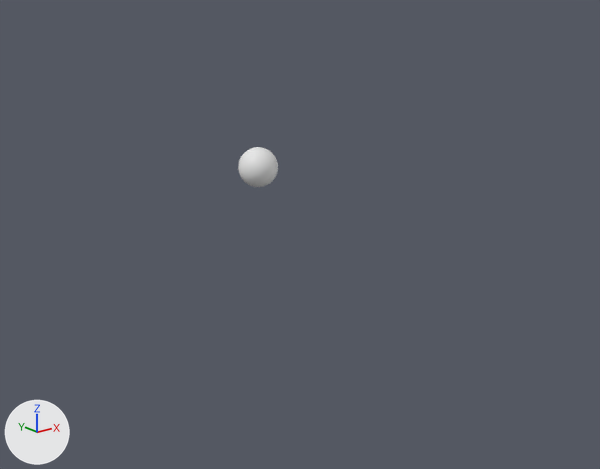
The Blender file caminar triste.blend, before and after one commit.
Rendered twice from a camera (50 mm lens) standing at (-50.6, -70.4, 29.8) and looking at (1.0, -5.9, 4.0). The lights are fixed; the arrows at lower left show +X, +Y and +Z.
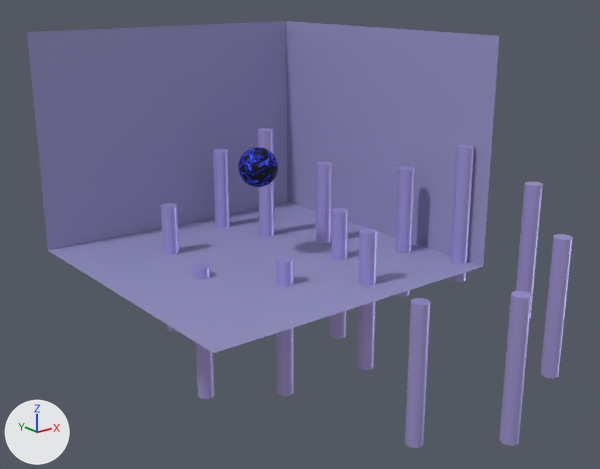
The change, as a diff of the scene's bpy script:
```diff
--- a/caminar triste.blend.py
+++ b/caminar triste.blend.py
@@ mat_material_001 @@
+mat_material_001 = bpy.data.materials.new('Material.001')
+# nodes: BsdfPrincipled, OutputMaterial, TexNoise, ValToRGB
+# colours: black #000000, blue #0e32e7, white #ffffff
@@ me_sphere @@
 me_sphere.from_pydata(...)  # 482 vertices, 512 faces; spans x -1.0..1.0, y -1.0..1.0, z -1.0..1.0
+me_sphere.materials.append(mat_material_001)
@@ me_plane @@
+me_plane.from_pydata([(-1.0, -1.0, 0.0), (1.0, -1.0, 0.0), (-1.0, 1.0, 0.0), (1.0, 1.0, 0.0), (1.0, -1.0, 1.41), (-1.0, 1.0, 1.41), (1.0, 1.0, 1.41)], [], [(0, 1, 3, 2), (2, 3, 6, 5), (3, 1, 4, 6)])
+me_plane.materials.append(mat_material_002)  # blue #9593c3
@@ ob_cylinder_013 @@
+ob_cylinder_013 = bpy.data.objects.new('Cylinder.013', me_cylinder_013)  # a 32-sided cylinder along z spanning x -1.0..1.0, y -1.0..1.0, z -1.0..1.0; in mat_material (blue #a39ee7)
+ob_cylinder_013.location = (20.09, -20.41, 1.89)
+ob_cylinder_013.scale = (0.898, 0.898, 7.38)
@@ ob_cylinder_012 @@
+ob_cylinder_012 = bpy.data.objects.new('Cylinder.012', me_cylinder_013.copy())
+ob_cylinder_012.location = (8.05, -28.62, -4.83)
+ob_cylinder_012.scale = (0.898, 0.898, 7.38)
@@ ob_cylinder_011 @@
+ob_cylinder_011 = bpy.data.objects.new('Cylinder.011', me_cylinder_013.copy())
+ob_cylinder_011.location = (2.6, -21.63, -6.34)
+ob_cylinder_011.scale = (0.898, 0.898, 7.38)
@@ ob_cylinder_010 @@
+ob_cylinder_010 = bpy.data.objects.new('Cylinder.010', me_cylinder_013.copy())
+ob_cylinder_010.location = (14.31, -7.89, 2.12)
+ob_cylinder_010.scale = (0.898, 0.898, 7.38)
@@ ob_cylinder_009 @@
+ob_cylinder_009 = bpy.data.objects.new('Cylinder.009', me_cylinder_013.copy())
+ob_cylinder_009.location = (17.65, -26.02, -1.99)
+ob_cylinder_009.scale = (0.898, 0.898, 7.38)
@@ ob_cylinder_008 @@
+ob_cylinder_008 = bpy.data.objects.new('Cylinder.008', me_cylinder_013.copy())
+ob_cylinder_008.location = (16.43, -14.23, 5.29)
+ob_cylinder_008.scale = (0.898, 0.898, 7.38)
@@ ob_cylinder_007 @@
+ob_cylinder_007 = bpy.data.objects.new('Cylinder.007', me_cylinder_013.copy())
+ob_cylinder_007.location = (4.07, -12.93, -1.92)
+ob_cylinder_007.scale = (0.898, 0.898, 7.38)
@@ ob_cylinder_006 @@
+ob_cylinder_006 = bpy.data.objects.new('Cylinder.006', me_cylinder_013.copy())
+ob_cylinder_006.location = (9.51, 0.41, 1.89)
+ob_cylinder_006.scale = (0.898, 0.898, 7.38)
@@ ob_cylinder_005 @@
+ob_cylinder_005 = bpy.data.objects.new('Cylinder.005', me_cylinder_013.copy())
+ob_cylinder_005.location = (-2.52, -7.81, -4.83)
+ob_cylinder_005.scale = (0.898, 0.898, 7.38)
@@ ob_cylinder_004 @@
+ob_cylinder_004 = bpy.data.objects.new('Cylinder.004', me_cylinder_013.copy())
+ob_cylinder_004.location = (-7.97, -0.81, -6.34)
+ob_cylinder_004.scale = (0.898, 0.898, 7.38)
@@ ob_cylinder_003 @@
+ob_cylinder_003 = bpy.data.objects.new('Cylinder.003', me_cylinder_013.copy())
+ob_cylinder_003.location = (3.74, 12.93, 2.12)
+ob_cylinder_003.scale = (0.898, 0.898, 7.38)
@@ ob_cylinder_002 @@
+ob_cylinder_002 = bpy.data.objects.new('Cylinder.002', me_cylinder_013.copy())
+ob_cylinder_002.location = (7.07, -5.2, -1.99)
+ob_cylinder_002.scale = (0.898, 0.898, 7.38)
@@ ob_cylinder_001 @@
+ob_cylinder_001 = bpy.data.objects.new('Cylinder.001', me_cylinder_013.copy())
+ob_cylinder_001.location = (5.85, 6.59, 5.29)
+ob_cylinder_001.scale = (0.898, 0.898, 7.38)
@@ ob_cylinder @@
+ob_cylinder = bpy.data.objects.new('Cylinder', me_cylinder_013.copy())
+ob_cylinder.location = (-6.51, 7.89, -1.92)
+ob_cylinder.scale = (0.898, 0.898, 7.38)
@@ ob_plane @@
+ob_plane = bpy.data.objects.new('Plane', me_plane)
+ob_plane.location = (0.0, 0.0, 0.0)
+ob_plane.scale = (17.1, 17.1, 17.1)
```

Where the change shows, as pixel boxes [x1, y1, x2, y2] in the pictures (600 x 469 px):
'Plane', added (blue): after [27, 21, 499, 353]
'Cylinder.012', added (blue): after [499, 291, 532, 446]
'Cylinder.011', added (blue): after [405, 298, 431, 448]
'Cylinder.009', added (blue): after [541, 234, 573, 378]
'Cylinder.007', added (blue): after [357, 228, 378, 370]
'Cylinder.008', added (blue): after [449, 144, 474, 282]
'Cylinder.013', added (blue): after [516, 182, 543, 318]
'Cylinder.005', added (blue): after [276, 256, 294, 396]
'Cylinder.010', added (blue): after [395, 166, 415, 297]
'Sphere', recoloured (white to blue): [238, 147, 278, 187] in both
'Cylinder.006', added (blue): after [316, 162, 332, 243]
'Cylinder.002', added (blue): after [330, 208, 348, 339]
'Cylinder.003', added (blue): after [213, 149, 230, 228]
'Cylinder.004', added (blue): after [193, 264, 215, 399]
'Cylinder.001', added (blue): after [258, 128, 274, 237]
'Cylinder', added (blue): after [161, 203, 179, 332]
